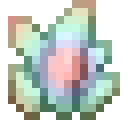
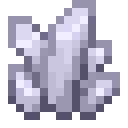
Layers edited between the first and the second 128 × 128 image:
hid "Rainbow" over 8, 0, 120, 120
showed "Purple" over 8, 0, 120, 120
showed "Blue" over 8, 0, 120, 120
hid "Shading", blend darken → hard light, painted on it over 8, 0, 120, 120
